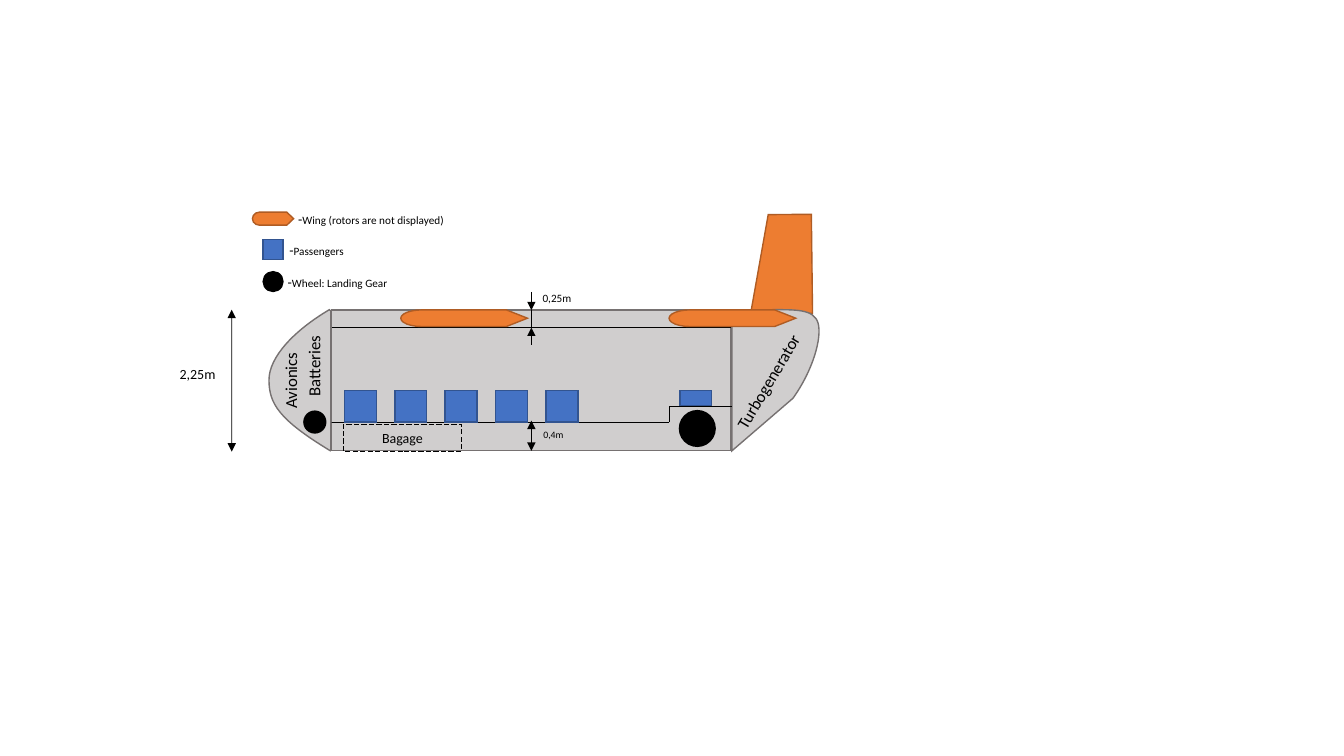
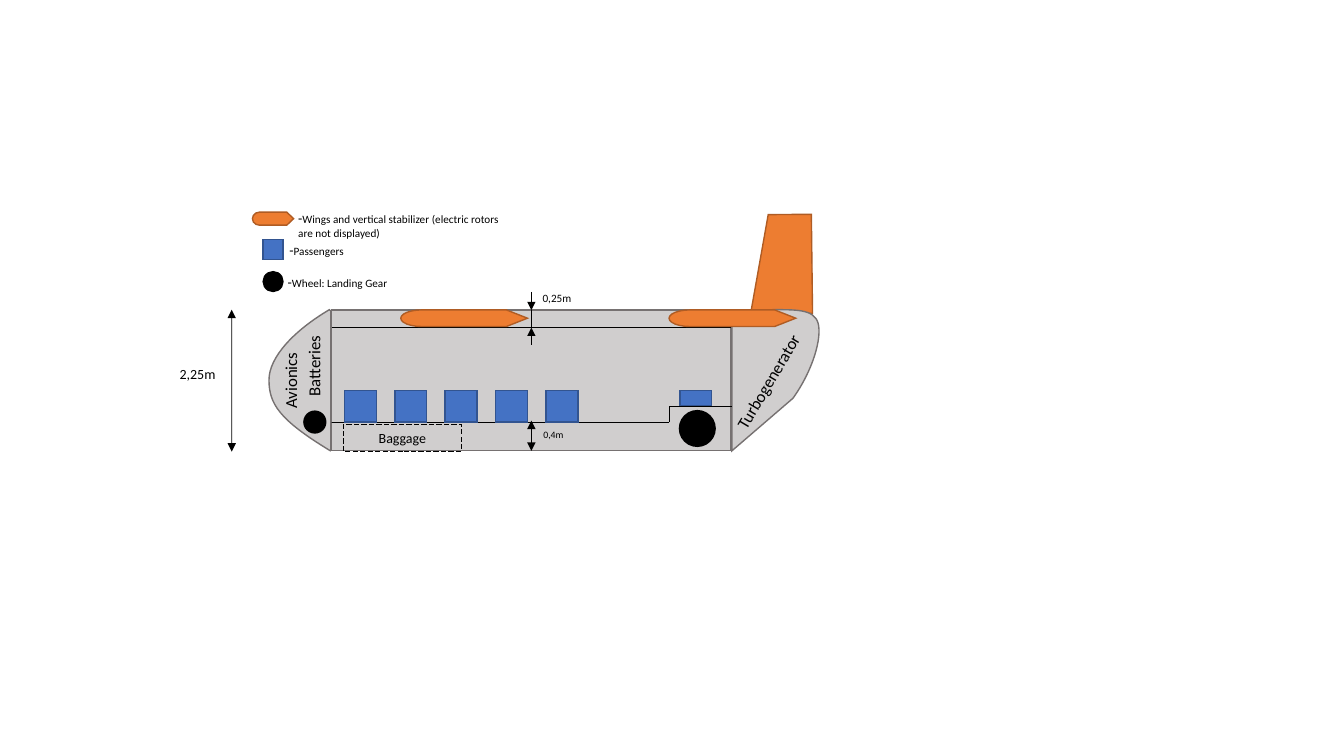
Before and after one commit to JoseMedeiro/ProjetoIntegrador, a slide deck: slide 3 of DesignDeAltoNivel.pptx (slide 2 before the commit). Drawn at 1344x756 pixels with LibreOffice and Linux fonts; fonts in the diff are those of the drawing. Boxes give left, top, right and bottom in pixels: in the first picture for what was removed or moved away, otherwise in the second. Text is boxed around its words. In the diff, an @@ line names an element or a change of style, - is before the commit and + after.

```diff
--- a/DesignDeAltoNivel.pptx
+++ b/DesignDeAltoNivel.pptx
@@ text at [298, 215, 498, 239]: text changed @@
--Wing (rotors are not displayed)
+-Wings and vertical stabilizer (electric rotors are not displayed)
@@ text in rectangle at [379, 434, 426, 446]: text changed @@
-Bagage
+Baggage
```
Also in this commit, not shown: 1 other slide changed, 2 slides added.
